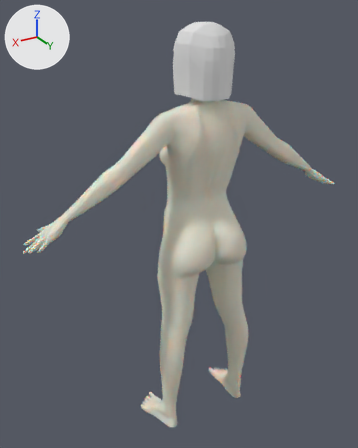
The Blender file female/model01/female02d.blend as it was, and as the next commit left it.
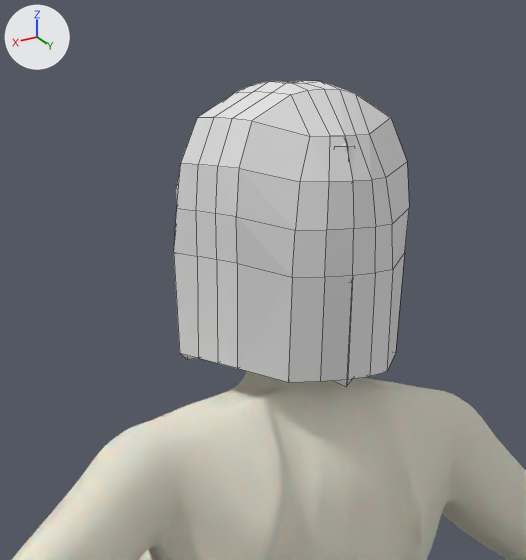
There are two pictures of each version: one whole from a camera (50 mm lens) standing at (62.2, 93.2, 42.4) and looking at (3.6, -4.5, -6.4), one close up on the part from 35% to 74% of the width and 0% to 33% of the height. The axes (+X, +Y, +Z) are drawn at upper left. The lights are the same throughout. The close-ups show mesh edges as thin lines.

The first close-up shows 'Cube', 'bodty'.
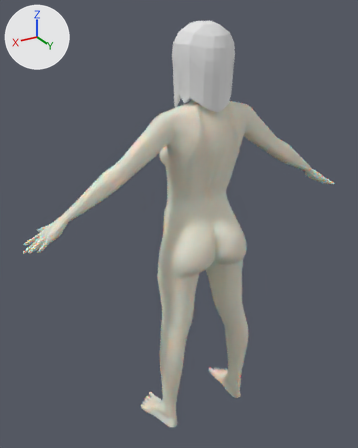
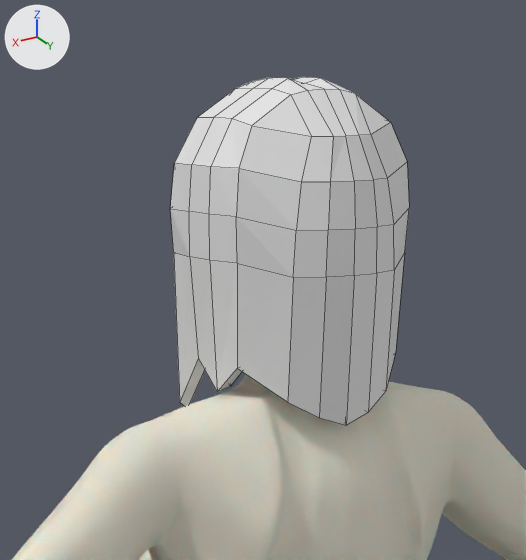
Commit message: more hair work pre sculpting

Where the change shows, as pixel boxes [x1, y1, x2, y2] in the close-ups (526 x 560 px; the box of a moved part takes in the faces that stretch with it):
'Cube', reshaped (14% taller): before [174, 81, 409, 387]; after [170, 77, 409, 425]
part 1 of me_cube, moved or reshaped: before [174, 81, 407, 387]; after [174, 77, 407, 425]

Diff of the bpy script that builds the scene:
```diff
--- a/female/model01/female02d.blend.py
+++ b/female/model01/female02d.blend.py
@@ me_cube @@
 # used by ob_cube; location = (0.0, 0.0, 39.75); scale = (8.6, 8.6, 1.0)
-me_cube.from_pydata(...)  # 214 vertices, 218 faces; spans x -0.7..0.7, y -0.7..0.7, z -15.2..0.6
+me_cube.from_pydata(...)  # 214 vertices, 214 faces; spans x -0.7..0.7, y -0.7..0.7, z -17.3..0.8
+# me_cube part 1
+# 3 vertices are removed from x 0.0, y 0.6..0.7, z -9.6..-2.6
+# 14 faces are deleted
+# 12 vertices in x -0.2..0.2, y -0.3..0.1, z 0.0..0.6 move by (0.0, 0.0, 0.2)
+# 5 vertices in x -0.2..0.2, y 0.6..0.7, z -15.2..-14.5 move by (0.0, 0.0, -2.0)
+# 4 vertices in x -0.6..0.6, y 0.1, z -14.1..-13.9 move by (0.0, 0.0, -1.6)
+# 4 vertices in x -0.6..0.6, y -0.4, z -14.5..-13.9 move by (0.0, 0.0, -2.8)
+# 4 vertices in x -0.4..0.4, y 0.5..0.6, z -14.7..-14.5 move by (0.0, 0.0, -1.1)
+# 3 vertices move from x -0.5..0.5, y 0.3..0.7, z -14.7..-1.3 to x -0.5..0.5, y 0.3..0.7, z -17.3..-1.5
+# 3 vertices are added at (0.0, 0.6, -9.6), (0.0, 0.5, -2.6), (0.0, 0.6, -7.2)
+# 10 new faces join them
```
